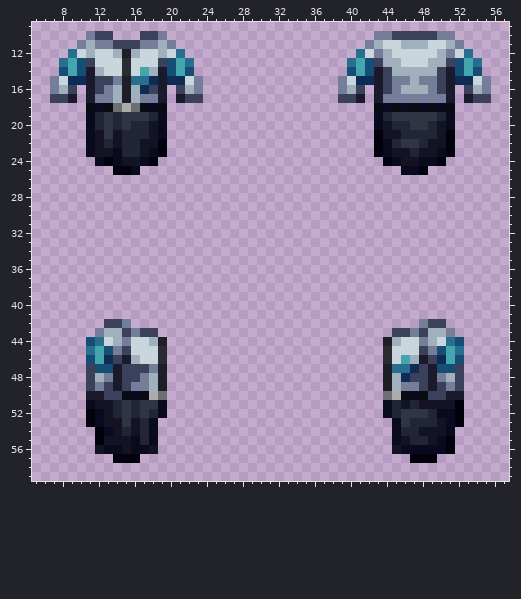
Pixel-art sprite: Resources/Textures/Vanilla/Clothing/Uniforms/Jumpskirt/medical.rsi/equipped-INNERCLOTHING.png. Above is the file before it was changed.
The file is 64x64 pixels. Shown: x 5..57, y 9..59.
Now the later version:
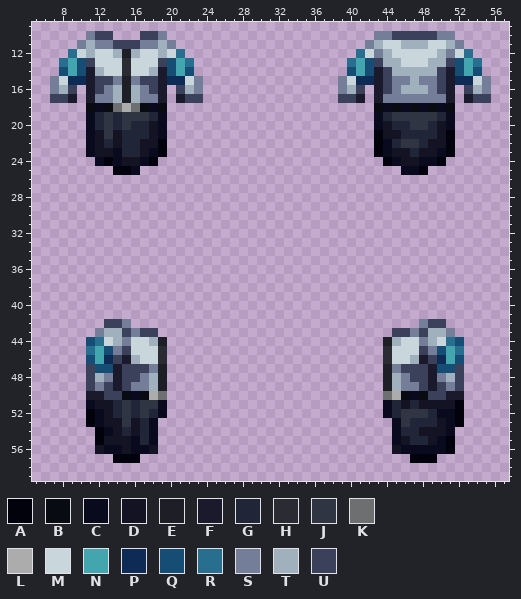
Palette (. is transparent): A #02020c  B #090b12  C #0a0a1e  D #131324  E #1e1f26  F #1a1a2c  G #202537  H #2b2c33  J #2f3543  K #6d6f71  L #acacac  M #c9d6db  N #43a6ae  P #0d2b54  Q #154d75  R #286e8f  S #757e98  T #a0b0bc  U #3c415b
The edit:
@@ x 14..20 @@
 13 MHMMMUQ
-14 MHMNTFQ
-15 SERRPFP
-16 TETPUF.
+14 MHMMTFQ
+15 SESUUFP
+16 TETSUF.
 17 TETSSF.
@@ x 43..49 @@
 45 .HMMMUS
-46 .HMNTFU
-47 .ERRPUF
-48 .ETPUUF
+46 .HMMTFU
+47 .ESUUUF
+48 .ETSUUF
 49 .ETSSUF
Changed places in both pictures, as pixel boxes (x1, y1, x2, y2):
changed: (131, 67, 158, 94)
changed: (392, 355, 419, 382)
